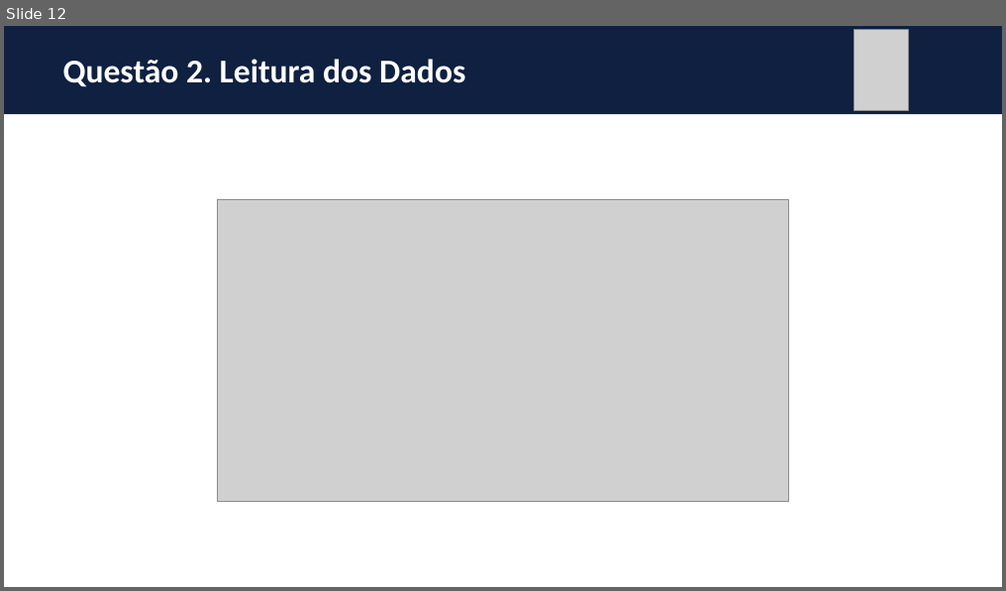
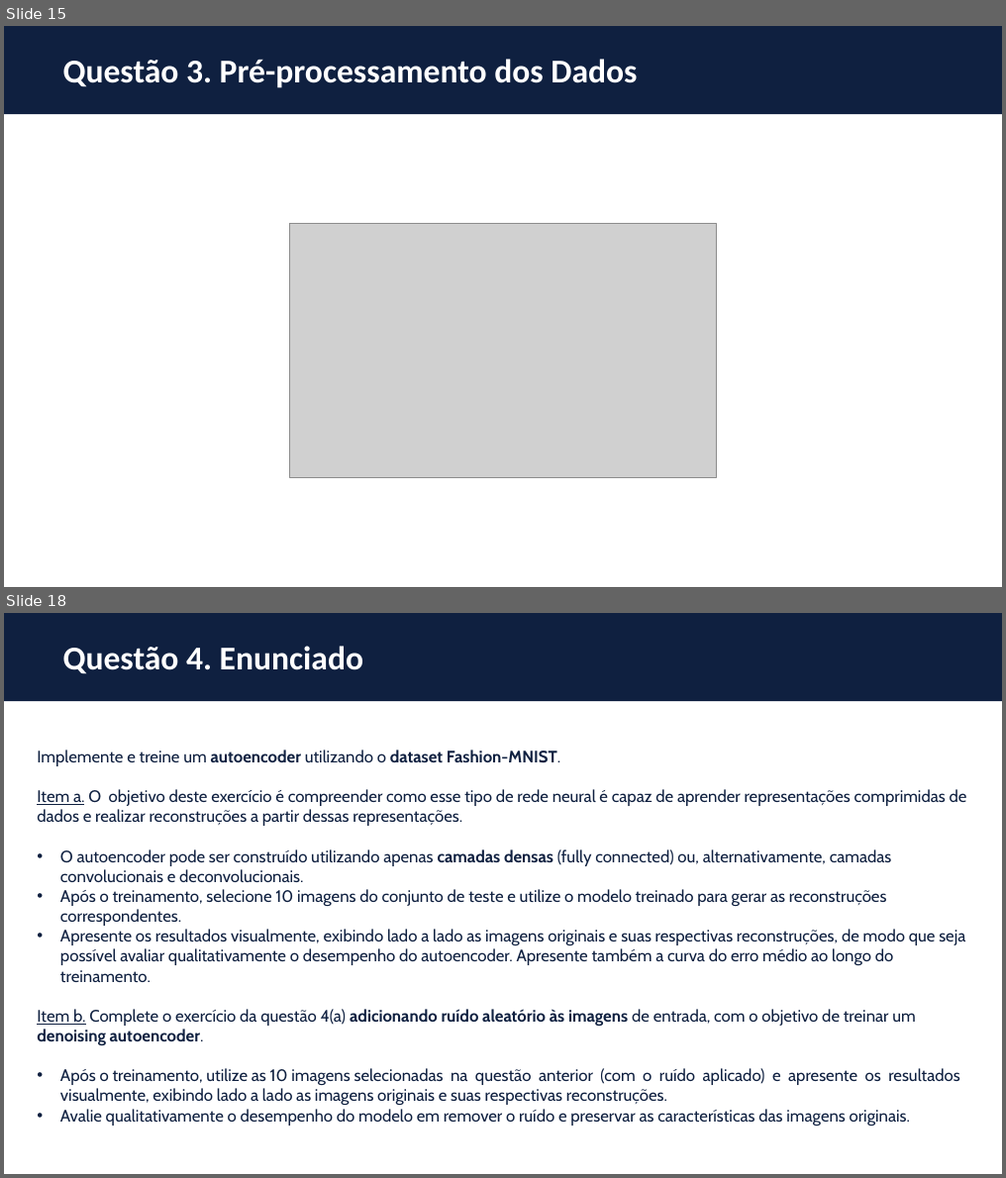
Before and after one commit to thiagoneye/master-deep_learning, a slide deck: DeepLearning/docs/ExerciseList/[DL] Lista de Exercícios - 2025.2 (PPGI).pptx. Shown one above the other, each under a label of ours: slide 12 before the commit, slides 15 and 18 after it; the slides between them are not shown. The pictures are 1006x591 and 1006x1178 pixels, drawn with LibreOffice and Linux fonts; fonts in the diff are those of the drawing; grey boxes stand for pictures. Boxes give left, top, right and bottom in pixels: in the first picture for what was removed or moved away, otherwise in the second. Text is boxed around its words. In the diff, an @@ line names an element or a change of style, - is before the commit and + after.

Commit message:
Geração de dados para apresentação .pptx

```diff
--- a/DeepLearning/docs/ExerciseList/[DL] Lista de Exercícios - 2025.2 (PPGI).pptx
+++ b/DeepLearning/docs/ExerciseList/[DL] Lista de Exercícios - 2025.2 (PPGI).pptx
@@ slide 18 added at [4,613,1002,1174], background #FFFFFF @@
@@ rectangle added at [4,613,1002,701], fill #0F2040 @@
@@ title added at [63,646,363,674], 32 pt, text #FFFFFF, bold @@
+Questão 4. Enunciado
@@ text added at [37,750,967,1126], 16 pt, text #0F2040 @@
+Implemente e treine um autoencoder utilizando o dataset Fashion-MNIST.
+Item a. O objetivo deste exercício é compreender como esse tipo de rede neural é capaz de aprender representações comprimidas de dados e realizar reconstruções a partir dessas representações.
+• O autoencoder pode ser construído utilizando apenas camadas densas (fully connected) ou, alternativamente, camadas convolucionais e deconvolucionais.
+• Após o treinamento, selecione 10 imagens do conjunto de teste e utilize o modelo treinado para gerar as reconstruções correspondentes.
+• Apresente os resultados visualmente, exibindo lado a lado as imagens originais e suas respectivas reconstruções, de modo que seja possível avaliar qualitativamente o desempenho do autoencoder. Apresente também a curva do erro médio ao longo do treinamento.
+Item b. Complete o exercício da questão 4(a) adicionando ruído aleatório às imagens de entrada, com o objetivo de treinar um denoising autoencoder.
+• Após o treinamento, utilize as 10 imagens selecionadas na questão anterior (com o ruído aplicado) e apresente os resultados visualmente, exibindo lado a lado as imagens originais e suas respectivas reconstruções.
+• Avalie qualitativamente o desempenho do modelo em remover o ruído e preservar as características das imagens originais.
@@ what was slide 12 is now slide 15 @@
@@ slide 15 changed as well @@
@@ picture removed at [854,30,908,110] @@
@@ title at [63,59,637,88]: text changed @@
-Questão 2. Leitura dos Dados
+Questão 3. Pré-processamento dos Dados
@@ picture: place and size @@
-picture at [218,199,788,501]
+picture at [290,224,717,478]
```
Also in this commit, not shown: 16 other slides changed, 10 other slides added, 3 slides removed, 2 other files.
